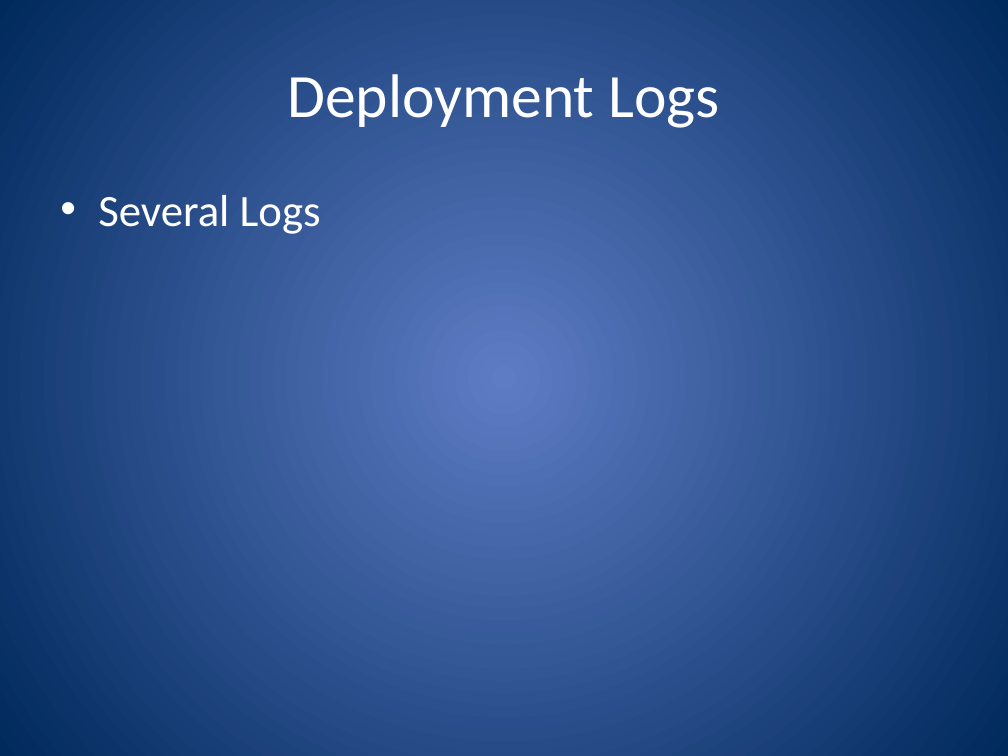
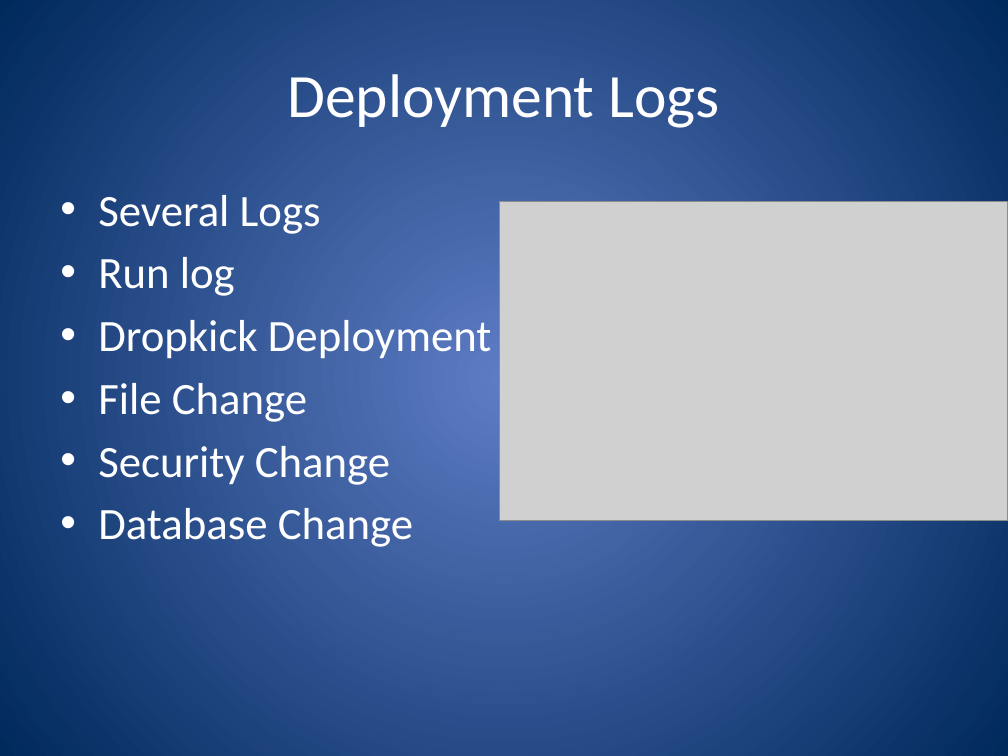
Before and after one commit to ferventcoder/presentations, a slide deck: slide 27 of dotNet/dropkick/DropkicK.pptx. Drawn at 1008x756 pixels with LibreOffice and Linux fonts; fonts in the diff are those of the drawing; grey boxes stand for pictures. Boxes give left, top, right and bottom in pixels: in the first picture for what was removed or moved away, otherwise in the second. Text is boxed around its words. In the diff, an @@ line names an element or a change of style, - is before the commit and + after.

Commit message:
prepping source for presentation - minus deployment

```diff
--- a/dotNet/dropkick/DropkicK.pptx
+++ b/dotNet/dropkick/DropkicK.pptx
@@ picture added at (500,202,1008,521) @@
@@ text at (98,257,492,547): paragraphs added @@
+• Run log
+• Dropkick Deployment
+• File Change
+• Security Change
+• Database Change
```
Also in this commit, not shown: 4 other slides changed, 2 slides added, 1 slide removed, 12 other files.
